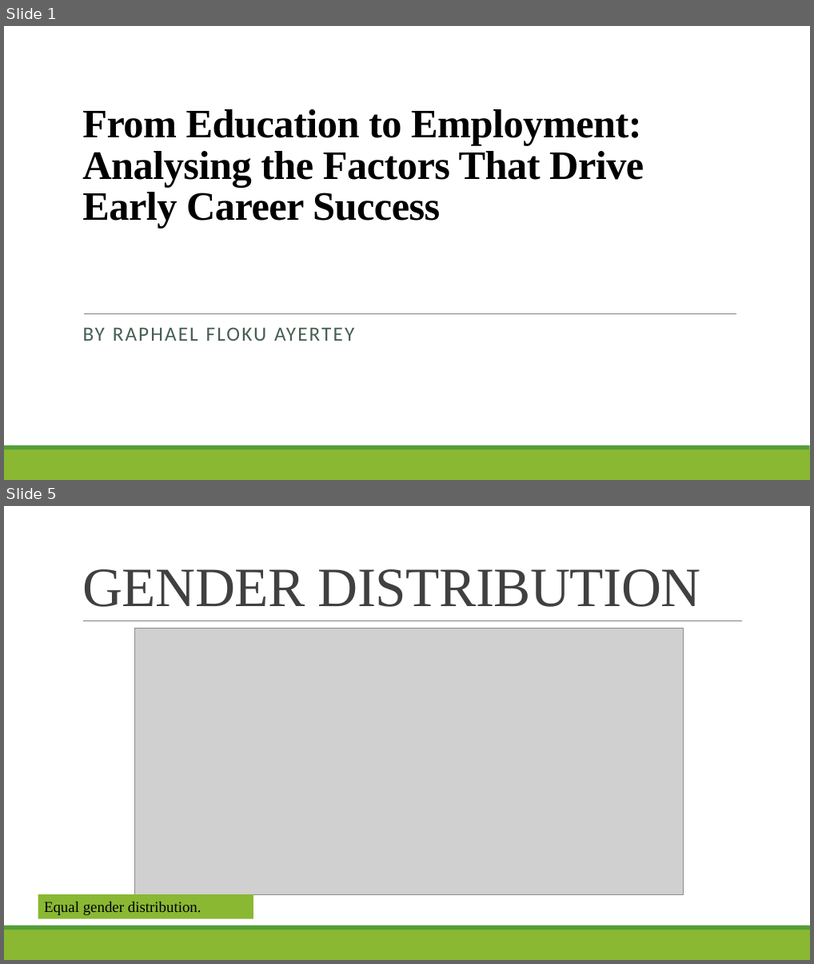
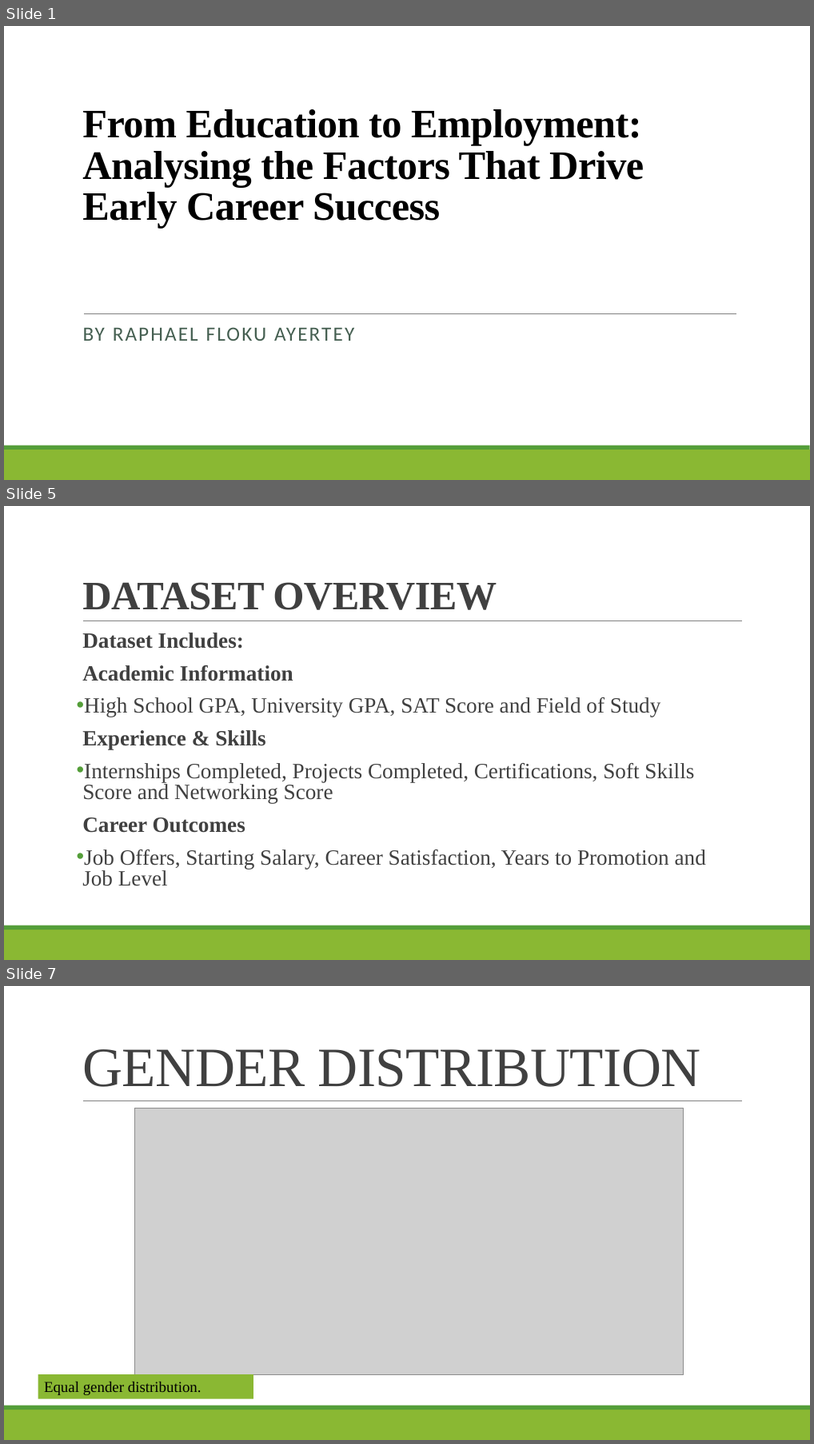
Before and after one commit to raphaelayerteyfloku1-bot/From-Education-to-Employment-Analyzing-Early-Career-Success, a slide deck: education success ppt.pptx. Shown one above the other, each under a label of ours: slides 1 and 5 before the commit, slides 1, 5 and 7 after it; the slides between them are not shown. The pictures are 814x964 and 814x1444 pixels, drawn with LibreOffice and Linux fonts; fonts in the diff are those of the drawing; grey boxes stand for pictures. Boxes give left, top, right and bottom in pixels: in the first picture for what was removed or moved away, otherwise in the second. Text is boxed around its words. In the diff, an @@ line names an element or a change of style, - is before the commit and + after.

```diff
--- a/education success ppt.pptx
+++ b/education success ppt.pptx
@@ slide 5 added at [4, 506, 810, 960], background #FFFFFF; not listed: 3 template elements that a slide beside it also shows @@
@@ title added at [82, 582, 497, 610], 48 pt, text #404040, bold @@
+DATASET OVERVIEW
@@ text added at [82, 632, 706, 886], 25.9 pt, text #404040 @@
+  Dataset Includes:
+  Academic Information
+• High School GPA, University GPA, SAT Score and Field of Study
+  Experience & Skills
+• Internships Completed, Projects Completed, Certifications, Soft Skills Score and Networking Score
+  Career Outcomes
+• Job Offers, Starting Salary, Career Satisfaction, Years to Promotion and Job Level
@@ what was slide 5 is now slide 7 @@
```
Also in this commit, not shown: 3 slides changed, 1 other slide added.
